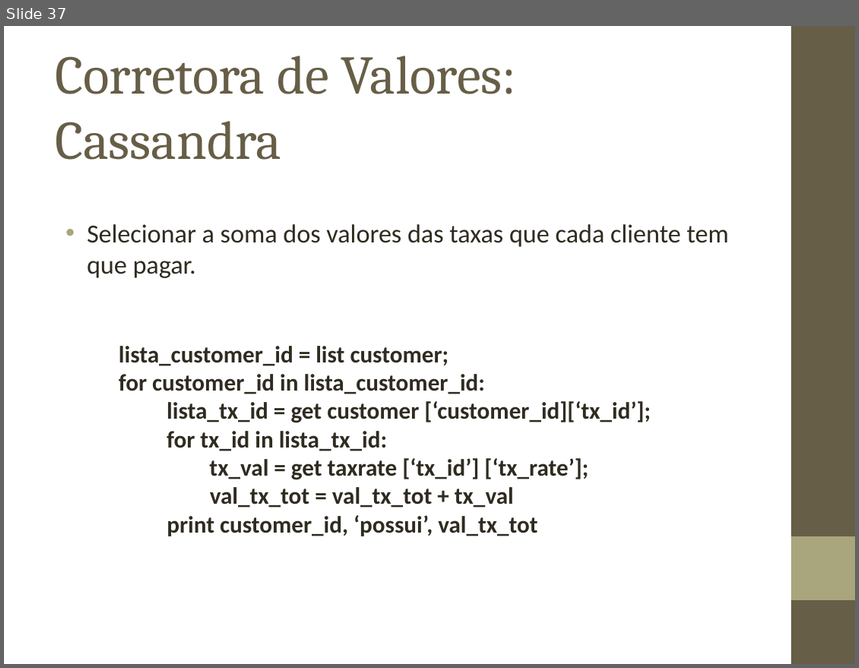
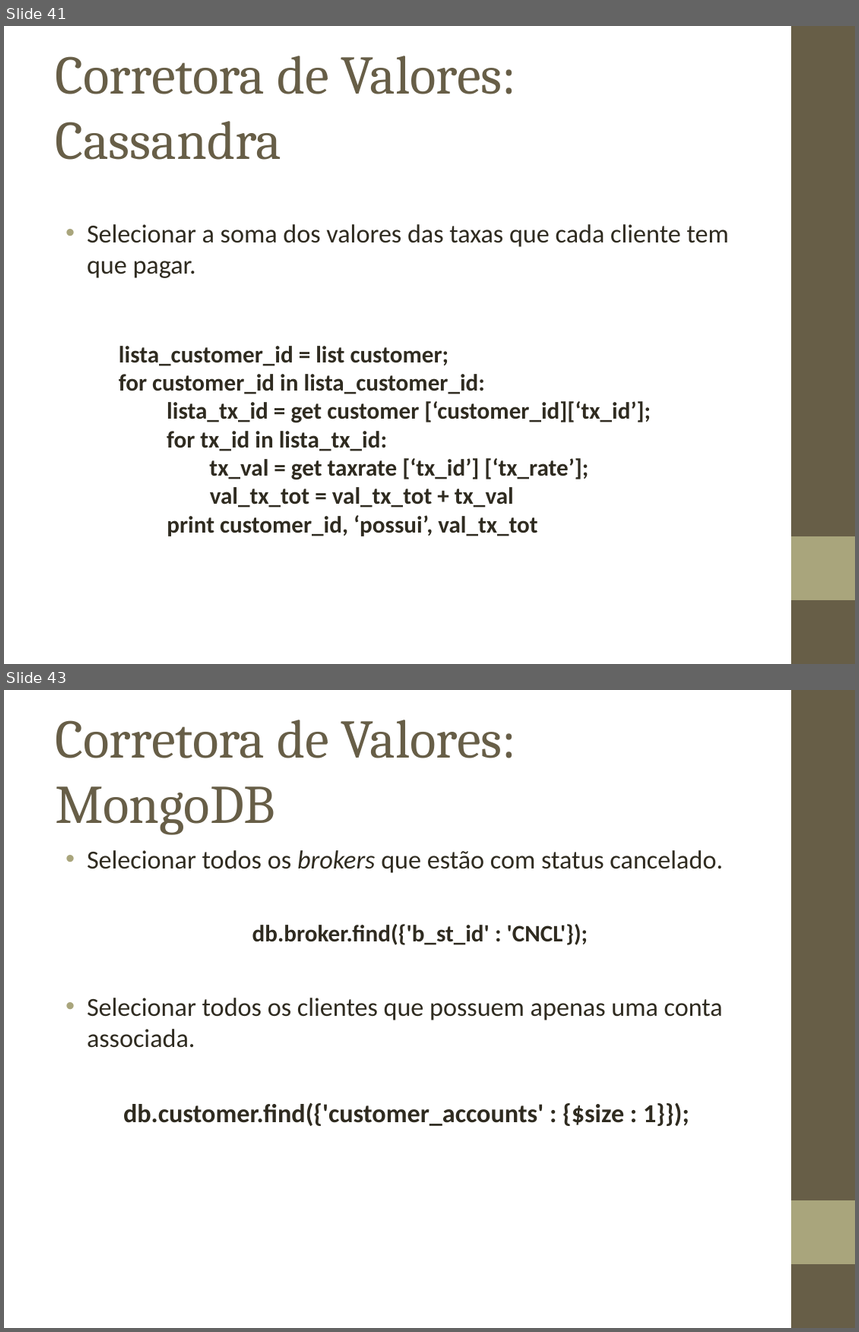
Before and after one commit to biacpaixao/Projeto_Final, a slide deck: apresentacao_projeto_final.ppt. Shown one above the other, each under a label of ours: slide 37 before the commit, slides 41 and 43 after it; the slides between them are not shown. The pictures are 859x668 and 859x1332 pixels, drawn with LibreOffice and Linux fonts; fonts in the diff are those of the drawing; background and template pictures are left out. Boxes give left, top, right and bottom in pixels: in the first picture for what was removed or moved away, otherwise in the second. Text is boxed around its words. In the diff, an @@ line names an element or a change of style, - is before the commit and + after.

```diff
--- a/apresentacao_projeto_final.ppt
+++ b/apresentacao_projeto_final.ppt
@@ slide 43 added at [4, 690, 855, 1328], background picture (left out); not listed: 2 template elements that a slide beside it also shows @@
@@ title added at [55, 720, 517, 834], 46 pt, text #675E47 @@
+Corretora de Valores: MongoDB
@@ text added at [87, 850, 723, 1126], 22 pt, text #2F2B20 @@
+• Selecionar todos os brokers que estão com status cancelado.
+  db.broker.find({'b_st_id' : 'CNCL'});
+• Selecionar todos os clientes que possuem apenas uma conta associada.
+db.customer.find({'customer_accounts' : {$size : 1}});
@@ what was slide 37 is now slide 41 @@
```
Also in this commit, not shown: 2 slides changed, 6 other slides added, 1 slide removed.
